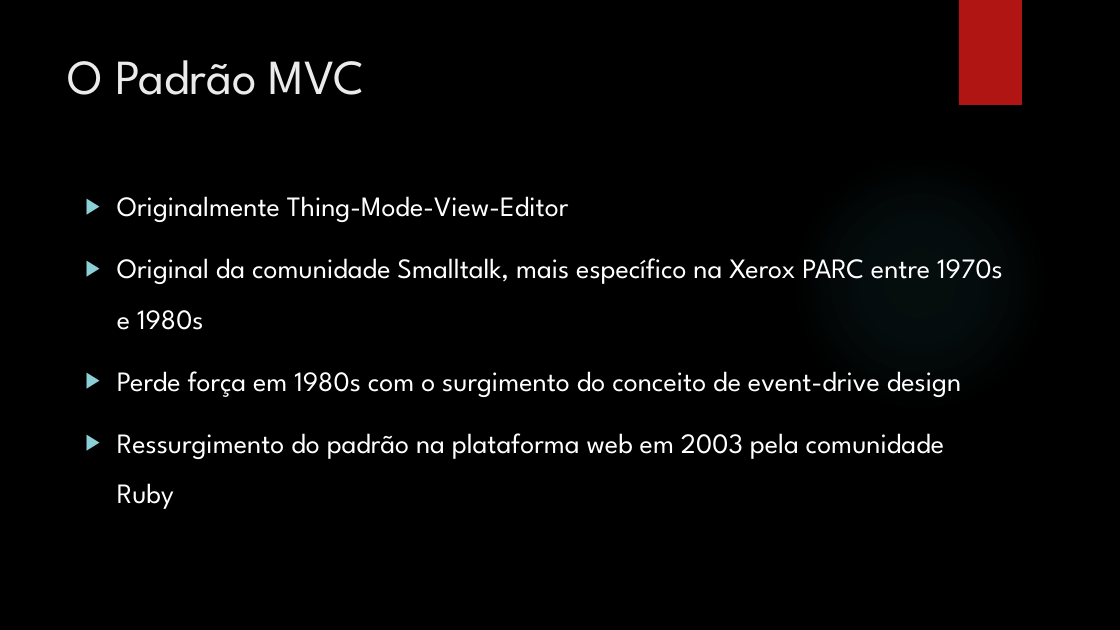
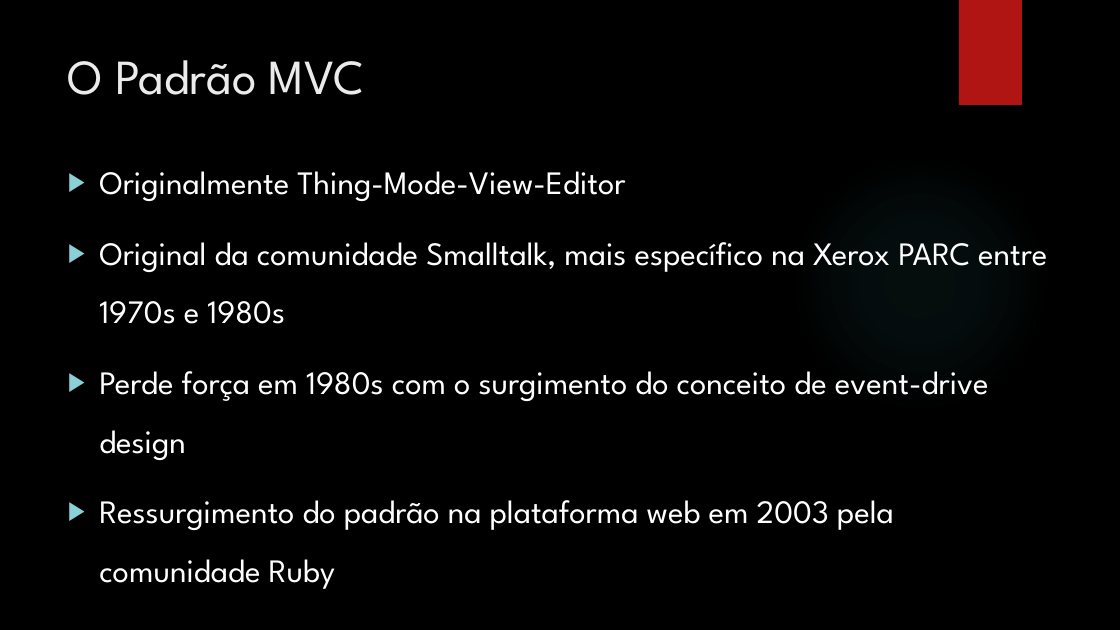
Before and after one commit to leolana/AspnetMvcLab, a slide deck: slide 3 of Presentation/AspNetMvc.pptx. Drawn at 1120x630 pixels with LibreOffice and Linux fonts; fonts in the diff are those of the drawing; background and template pictures are left out. Boxes give left, top, right and bottom in pixels: in the first picture for what was removed or moved away, otherwise in the second. Text is boxed around its words. In the diff, an @@ line names an element or a change of style, - is before the commit and + after.

```diff
--- a/Presentation/AspNetMvc.pptx
+++ b/Presentation/AspNetMvc.pptx
@@ text "Originalmente Thing-Mode-View-Editor": place and size @@
-text "Originalmente Thing-Mode-View-Editor" at (117,196,1003,509)
+text "Originalmente Thing-Mode-View-Editor" at (99,171,1047,530)
@@ text "Originalmente Thing-Mode-View-Editor" at (99,171,1047,530): size 24 to 28 pt @@
```
Also in this commit, not shown: 16 other slides changed, 4 slides added, 1 slide removed.
